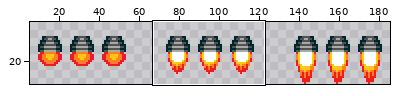
A sprite sheet gets an edit: data/base/gfx/game/sheet/object/decor/rocket_engine.png. The picture above shows the old version from afar; the outline marks the close-up.
Close-up. Earlier state:
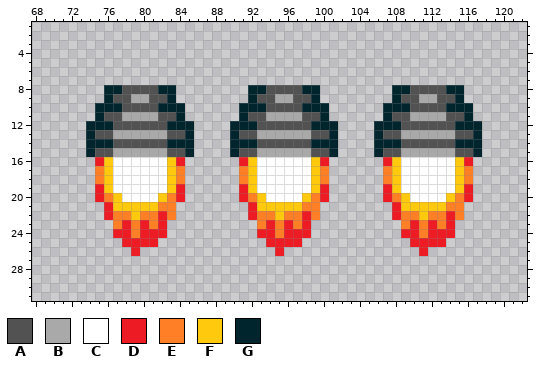
The file is 192x32 pixels. Shown: x 68..122, y 1..31. The wide view leaves out empty margins. The commit also changed other parts of the picture, which this record leaves out.
Palette (. is transparent): A #525252  B #a9a9a9  C #ffffff  D #ed1c24  E #ff7f27  F #ffc90e  G #00252d
Pixels before, first column x 74:
 8 ..GGAAAAGG........GGAAAAGG........GGAAAAGG..
 9 ..GAABBAAG........GAABBAAG........GAABBAAG..
10 .GGGAAAAGGG......GGGAAAAGGG......GGGAAAAGGG.
11 .GAABBBBAAG......GAABBBBAAG......GAABBBBAAG.
12 GGGAAAAAAGGG....GGGAAAAAAGGG....GGGAAAAAAGGG
13 GAABBBBBBAAG....GAABBBBBBAAG....GAABBBBBBAAG
14 GGGAAAAAAGGG....GGGAAAAAAGGG....GGGAAAAAAGGG
15 GAABBBBBBAAG....GAABBBBBBAAG....GAABBBBBBAAG
16 .DFCCCCCCFD......DFCCCCCCFD......DFCCCCCCFD.
17 .EFCCCCCCFE......EFCCCCCCFE......EFCCCCCCFE.
18 .EFCCCCCCFE......EFCCCCCCFE......EFCCCCCCFE.
19 .DFCCCCCCFD......DFCCCCCCFD......DFCCCCCCFD.
20 .DEFCCCCFED......DEFCCCCFED......DEFCCCCFED.
21 ..DFFFFFEE........DFFFFFEE........DFFFFFEE..
22 ..DEEFEEDE........DEEFEEDE........DEEFEEDE..
23 ...EDEDED..........EDEDED..........EDEDED...
24 ...DDEDDD..........DDEDDD..........DDEDDD...
25 ....DDDD............DDDD............DDDD....
26 .....D...............D...............D......
After:
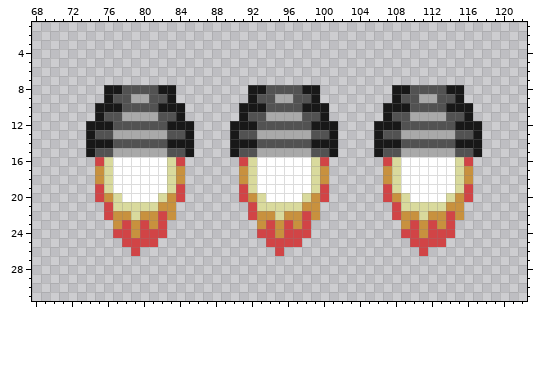
Change:
Colour D changes from #ed1c24 to #d14446.
Colour E changes from #ff7f27 to #c8913e.
Colour F changes from #ffc90e to #d9da9d.
Colour G changes from #00252d to #181818.
Boxes around the changes in both close-ups, in picture pixels (x1, y1, x2, y2):
changed: (86, 85, 194, 256)
changed: (230, 85, 482, 256)
